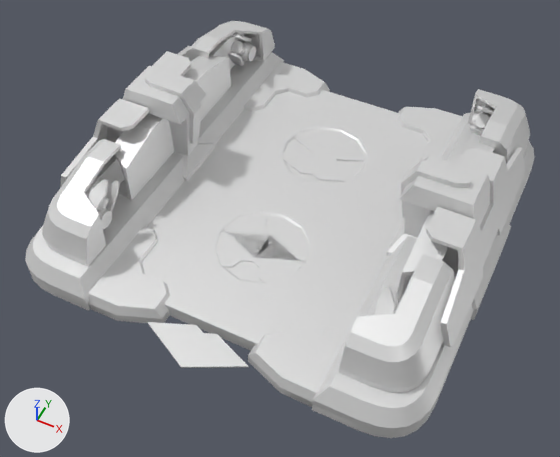
What one commit did to the glTF model glb/leghp.glb.
Before and after are seen from a 50 mm camera at (53.3, -114.5, 133.1) aimed at (1.7, -11.3, 4.1). The lights are fixed; the arrows at lower left show +X, +Y and +Z. The picture after the commit comes second. Both versions are drawn at frame 37 of the action 'ActivateOpen'; the numbers are the values there.

The older version as bpy lines, for what is in view:
```python
ob_cov1_big = bpy.data.objects.new('cov1_big', me_cov1_big)
ob_cov1_big.parent = ob_base
ob_cov1_big.location = (-0.634, 4.5, -11.17)
ob_cov1_small = bpy.data.objects.new('cov1_small', me_cov1_small)
ob_cov1_small.parent = ob_base
ob_cov1_small.location = (3.0, -9.0, -11.17)
ob_cov2_big = bpy.data.objects.new('cov2_big', me_cov2_big)
ob_cov2_big.parent = ob_base
ob_cov2_big.location = (-0.634, 4.5, -11.17)
ob_cov2_small = bpy.data.objects.new('cov2_small', me_cov2_small)
ob_cov2_small.parent = ob_base
ob_cov2_small.location = (-3.0, -9.0, -11.17)
ob_cov3_big = bpy.data.objects.new('cov3_big', me_cov3_big)
ob_cov3_big.parent = ob_base
ob_cov3_big.location = (-0.634, -4.5, -11.17)
ob_cov3_small = bpy.data.objects.new('cov3_small', me_cov3_small)
ob_cov3_small.parent = ob_base
ob_cov3_small.location = (3.0, 9.0, -11.17)
ob_cov4_big = bpy.data.objects.new('cov4_big', me_cov4_big)
ob_cov4_big.parent = ob_base
ob_cov4_big.location = (-0.634, -4.5, -11.17)
ob_cov4_small = bpy.data.objects.new('cov4_small', me_cov4_small)
ob_cov4_small.parent = ob_base
ob_cov4_small.location = (-3.0, 9.0, -11.17)
ob_cover_small1 = bpy.data.objects.new('cover_small1', me_cover_small1)
ob_cover_small1.parent = ob_base
ob_cover_small1.location = (0.0, 6.0, -10.83)
# also in view: 'base' at (0.0, 0.0, 12.0); 'fan1' at (0.0, 16.5, 2.2); 'fan2' at (0.0, -16.5, 2.2); 'cover_big1' at (0.0, -12.3, 2.3); 'cover_big2' at (0.0, -20.6, 2.3)
```
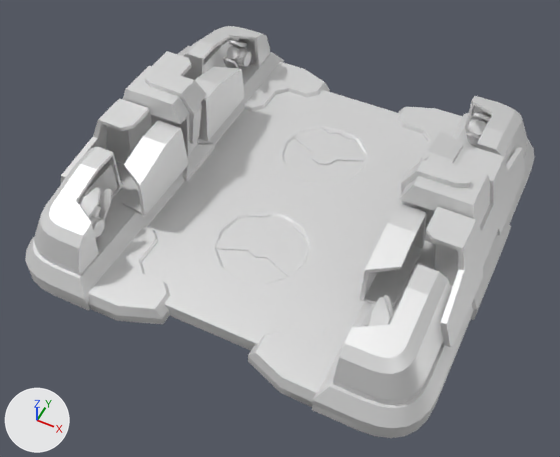
Patch to the scene script:
```diff
--- a/glb/leghp.glb.py
+++ b/glb/leghp.glb.py
@@ ob_cov1_big @@
 ob_cov1_big.parent = ob_base
-ob_cov1_big.location = (-0.634, 4.5, -11.17)
+ob_cov1_big.location = (-0.634, 1.81, -11.17)
@@ ob_cov1_small @@
 ob_cov1_small.parent = ob_base
-ob_cov1_small.location = (3.0, -9.0, -11.17)
+ob_cov1_small.location = (-3.634, -11.69, -11.17)
@@ ob_cov2_big @@
 ob_cov2_big.parent = ob_base
-ob_cov2_big.location = (-0.634, 4.5, -11.17)
+ob_cov2_big.location = (-0.634, 1.81, -11.17)
@@ ob_cov2_small @@
 ob_cov2_small.parent = ob_base
-ob_cov2_small.location = (-3.0, -9.0, -11.17)
+ob_cov2_small.location = (2.366, -11.69, -11.17)
@@ ob_cov3_big @@
 ob_cov3_big.parent = ob_base
-ob_cov3_big.location = (-0.634, -4.5, -11.17)
+ob_cov3_big.location = (-0.634, -7.19, -11.17)
@@ ob_cov3_small @@
 ob_cov3_small.parent = ob_base
-ob_cov3_small.location = (3.0, 9.0, -11.17)
+ob_cov3_small.location = (-3.634, 6.31, -11.17)
@@ ob_cov4_big @@
 ob_cov4_big.parent = ob_base
-ob_cov4_big.location = (-0.634, -4.5, -11.17)
+ob_cov4_big.location = (-0.634, -7.19, -11.17)
@@ ob_cov4_small @@
 ob_cov4_small.parent = ob_base
-ob_cov4_small.location = (-3.0, 9.0, -11.17)
+ob_cov4_small.location = (2.366, 6.31, -11.17)
@@ ob_cover_big1 @@
 ob_cover_big1.parent = ob_base
-ob_cover_big1.location = (0.0, -8.5, -10.83)
+ob_cover_big1.location = (0.0, 7.941, -10.83)
@@ ob_cover_big2 @@
 ob_cover_big2.parent = ob_base
-ob_cover_big2.location = (0.0, 8.5, -10.83)
+ob_cover_big2.location = (0.0, 24.94, -10.83)
@@ ob_cover_small1 @@
 ob_cover_small1.parent = ob_base
-ob_cover_small1.location = (0.0, 6.0, -10.83)
+ob_cover_small1.location = (0.0, 22.44, -10.83)
@@ ob_cover_small2 @@
 ob_cover_small2.parent = ob_base
-ob_cover_small2.location = (0.0, -6.0, -10.83)
+ob_cover_small2.location = (0.0, 10.44, -10.83)
```

Boxes [x1, y1, x2, y2] around the edits, measured in the pictures (560 x 457 px):
'cov3_big', moved: before [339, 254, 455, 393]; after [333, 264, 451, 405]
'cov4_big', moved: before [42, 139, 125, 266]; after [34, 146, 122, 275]
'cov4_small', moved: before [114, 113, 174, 201]; after [121, 120, 189, 216]
'cov3_small', moved: before [397, 210, 448, 302]; after [360, 203, 427, 307]
'cov2_small', moved: before [183, 56, 231, 122]; after [195, 67, 245, 141]
'cov2_big', moved: before [185, 21, 275, 70]; after [182, 26, 270, 80]
'cover_small2', moved: before [147, 322, 249, 368]; after [224, 268, 263, 284]
'cov1_big', moved: before [468, 89, 530, 164]; after [465, 96, 527, 164]
'cover_big2', moved: before [215, 233, 304, 284]; after [246, 212, 307, 238]
'cover_big1', moved: before [224, 212, 310, 261]; after [285, 163, 340, 185]
'cover_small1', moved: before [282, 152, 354, 181]; after [323, 128, 356, 140]
'cyl4', moved: before [87, 179, 120, 215]; after [80, 187, 113, 225]
'cov1_small', moved: before [455, 132, 495, 165]; after [422, 131, 463, 163]
'cyl3', moved: before [375, 285, 399, 315]; after [369, 295, 394, 326]
'cyl2', moved: before [228, 35, 253, 66]; after [223, 40, 248, 69]
'cyl1', moved: before [470, 106, 494, 137]; after [466, 113, 491, 146]
'buildlight4', moved: before [100, 210, 112, 229]; after [92, 218, 105, 238]
'buildlight2', moved: before [247, 46, 256, 61]; after [242, 51, 252, 67]
'buildlight1', moved: before [470, 112, 478, 126]; after [466, 118, 475, 134]
'fan2', unchanged, uncovered by the edit: before [223, 214, 304, 283]; after [217, 215, 308, 283]
